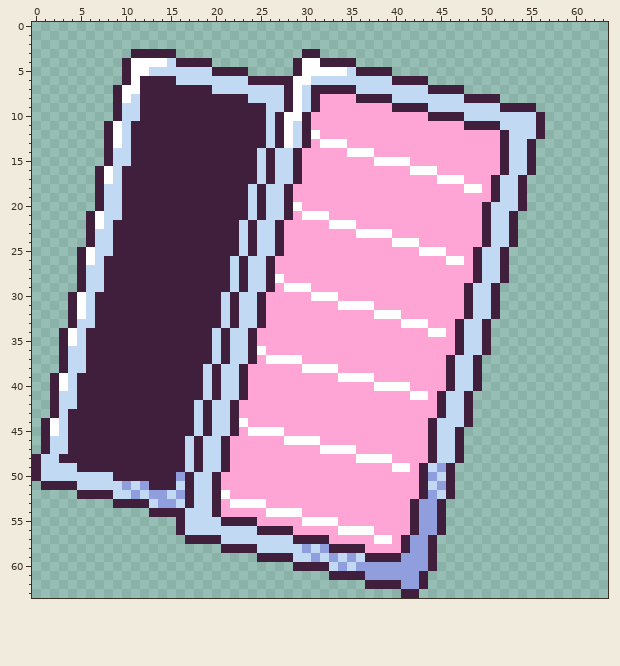
One commit to this pixel-art file: res/img/GaugeBack.aseprite. The picture above was drawn from the file before the commit.
64x64 pixels, 1 frame.
The result:
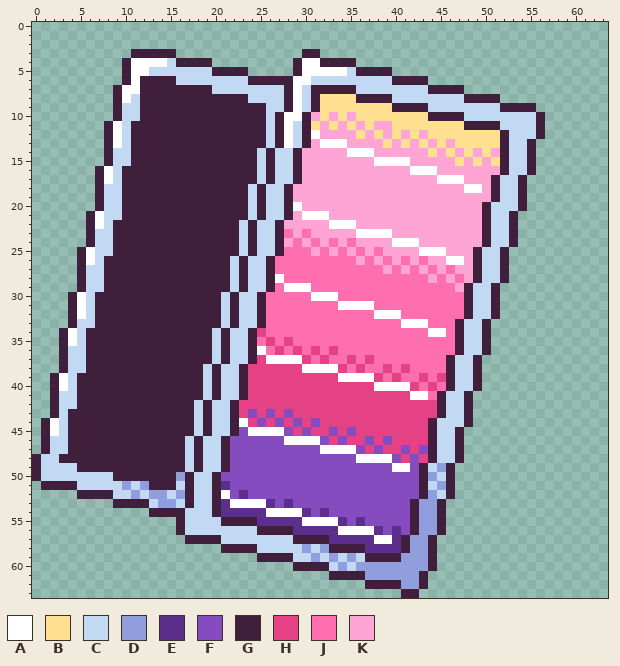
Palette (. is transparent): A #ffffff  B #ffe091  C #c1d9f2  D #909edd  E #5d2f8c  F #854cbf  G #3f1f3c  H #e54286  J #ff6eaf  K #ffa5d5
Diff:
layer "Layer 7 #2" now shown
--- layer "Layer 7 #2"
@@ x 29..53 @@
  7 ACGGGGGCCCCCCCCGGGG......
- 8 ACGKKKKGGGGCCCCCCCCGGGG..
- 9 ACGKKKKKKKKGGGGCCCCCCCCGG
-10 AGKKKKKKKKKKKKKGGGGCCCCCC
-11 CGKKKKKKKKKKKKKKKKKGGGGCC
-12 CGAKKKKKKKKKKKKKKKKKKKKGC
-13 CGKAAAKKKKKKKKKKKKKKKKKGC
-14 GKKKKKAAAKKKKKKKKKKKKKKGC
-15 GKKKKKKKKAAAAKKKKKKKKKKGC
+ 8 ACGBBBBGGGGCCCCCCCCGGGG..
+ 9 ACGBBBBBBBBGGGGCCCCCCCCGG
+10 AGKBKBKBBBBBBBBGGGGCCCCCC
+11 CGBKBKBKBKKBBBBBBBBGGGGCC
+12 CGAKKKKBKBKBKBKBBBBBBBBGC
+13 CGKAAAKKKKBKBKBKBKBBBBBGC
+14 GKKKKKAAAKKKKKKBKBKBKBKGC
+15 GKKKKKKKKAAAAKKKKKBKBKBGC
 16 GKKKKKKKKKKKKAAAKKKKKKKGC
@@ x 19..49 @@
 22 GGGGCGCCGKKKKKAAAKKKKKKKKKKKKKK
-23 GGGGCGCCGKKKKKKKKAAAAKKKKKKKKKK
-24 GGGGCGCCGKKKKKKKKKKKKAAAKKKKKKK
-25 GGGGCGCCGKKKKKKKKKKKKKKKAAAKKKG
-26 GGGCGCCGKKKKKKKKKKKKKKKKKKKAAKG
-27 GGGCGCCGKKKKKKKKKKKKKKKKKKKKKKG
-28 GGGCGCCGAKKKKKKKKKKKKKKKKKKKKKG
-29 GGGCGCCGKAAAKKKKKKKKKKKKKKKKKGC
-30 GGCGCCGKKKKKAAAKKKKKKKKKKKKKKGC
-31 GGCGCCGKKKKKKKKAAAAKKKKKKKKKKGC
-32 GGCGCCGKKKKKKKKKKKKAAAKKKKKKKGC
-33 GGCGCCGKKKKKKKKKKKKKKKAAAKKKGCC
-34 GCGCCGKKKKKKKKKKKKKKKKKKKAAKGCC
-35 GCGCCGKKKKKKKKKKKKKKKKKKKKKKGCC
-36 GCGCCGAKKKKKKKKKKKKKKKKKKKKKGCC
-37 GCGCCGKAAAAKKKKKKKKKKKKKKKKGCCG
-38 CGCCGKKKKKKAAAAKKKKKKKKKKKKGCCG
-39 CGCCGKKKKKKKKKKAAAAKKKKKKKKGCCG
-40 CGCCGKKKKKKKKKKKKKKAAAAKKKKGCCG
-41 CGCCGKKKKKKKKKKKKKKKKKKAAKGCCG.
-42 GCCGKKKKKKKKKKKKKKKKKKKKKKGCCG.
-43 GCCGKKKKKKKKKKKKKKKKKKKKKKGCCG.
-44 GCCGAKKKKKKKKKKKKKKKKKKKKGCCCG.
-45 GCCGKAAAAKKKKKKKKKKKKKKKKGCCG..
-46 CCGKKKKKKAAAAKKKKKKKKKKKKGCCG..
-47 CCGKKKKKKKKKKAAAAKKKKKKKKGCCG..
-48 CCGKKKKKKKKKKKKKKAAAAKKKKGCCG..
-49 CCGKKKKKKKKKKKKKKKKKKAAKGCDG...
-50 CGKKKKKKKKKKKKKKKKKKKKKKGDCG...
-51 CGKKKKKKKKKKKKKKKKKKKKKKGCDG...
-52 CGAKKKKKKKKKKKKKKKKKKKKKGDCG...
-53 CGKAAAAKKKKKKKKKKKKKKKKGDDG....
-54 CGKKKKKAAAAKKKKKKKKKKKKGDDG....
-55 CCGGGGKKKKKAAAAKKKKKKKKGDDG....
-56 CCCCCCGGGGKKKKKAAAAKKKKGDDG....
-57 GGCCCCCCCCGGGGKKKKKAAKGDDG.....
-58 ..GGGGCCCCCDCDGGGGKKKKGDDG.....
+23 GGGGCGCCGJKJKKKKKAAAAKKKKKKKKKK
+24 GGGGCGCCGKJKJKJKJKKKKAAAKKKKKKK
+25 GGGGCGCCGJJJKJKJKJKJKKKKAAAKKKG
+26 GGGCGCCGJJJJJJJJJKJKJKJKJKKAAKG
+27 GGGCGCCGJJJJJJJJJJJJKJKJKJKJKKG
+28 GGGCGCCGAJJJJJJJJJJJJJJJJKJKJKG
+29 GGGCGCCGJAAAJJJJJJJJJJJJJJJJKGC
+30 GGCGCCGJJJJJAAAJJJJJJJJJJJJJJGC
+31 GGCGCCGJJJJJJJJAAAAJJJJJJJJJJGC
+32 GGCGCCGJJJJJJJJJJJJAAAJJJJJJJGC
+33 GGCGCCGJJJJJJJJJJJJJJJAAAJJJGCC
+34 GCGCCGHJJJJJJJJJJJJJJJJJJAAJGCC
+35 GCGCCGJHJHJJJJJJJJJJJJJJJJJJGCC
+36 GCGCCGAJHJHJHJHJJJJJJJJJJJJJGCC
+37 GCGCCGHAAAAHJHJJHJHJJJJJJJJGCCG
+38 CGCCGHHHHHHAAAAHJHJJHJHJJJJGCCG
+39 CGCCGHHHHHHHHHHAAAAHJHJJHJHGCCG
+40 CGCCGHHHHHHHHHHHHHHAAAAHJHJGCCG
+41 CGCCGHHHHHHHHHHHHHHHHHHAAJGCCG.
+42 GCCGHHHHHHHHHHHHHHHHHHHHHHGCCG.
+43 GCCGHFHFHFHHHHHHHHHHHHHHHHGCCG.
+44 GCCGAHFHFHFHFHHHHHHHHHHHHGCCCG.
+45 GCCGFAAAAFHFHHFHFHHHHHHHHGCCG..
+46 CCGFFFFFFAAAAFHFHHFHFHHHHGCCG..
+47 CCGFFFFFFFFFFAAAAFHFHHFHFGCCG..
+48 CCGFFFFFFFFFFFFFFAAAAFHFHGCCG..
+49 CCGFFFFFFFFFFFFFFFFFFAAFGCDG...
+50 CGFFFFFFFFFFFFFFFFFFFFFFGDCG...
+51 CGEFFFFFFFFFFFFFFFFFFFFFGCDG...
+52 CGAFEFFFFFFFFFFFFFFFFFFFGDCG...
+53 CGEAAAAEFEFFFFFFFFFFFFFGDDG....
+54 CGEEEEEAAAAEFEFFFFFFFFFGDDG....
+55 CCGGGGEEEEEAAAAEFEFFFFFGDDG....
+56 CCCCCCGGGGEEEEEAAAAEFEFGDDG....
+57 GGCCCCCCCCGGGGEEEEEAAEGDDG.....
+58 ..GGGGCCCCCDCDGGGGEEEEGDDG.....
 59 ......GGGGCCDCDCDCGGGGDDDG.....
Pixel boxes of the changes (left, top, right, bottom) in both pictures:
changed: (311, 94, 500, 166)
changed: (221, 229, 464, 553)
